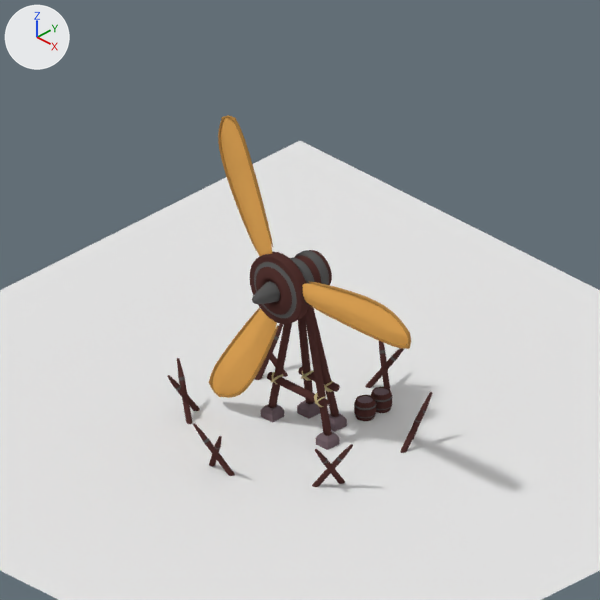
The Blender file src/img/Turbine_01.blend: old version first, new version second.
Rendered twice from the file's camera 'Camera'. The axes (+X, +Y, +Z) are drawn at upper left. The lights are the same throughout.
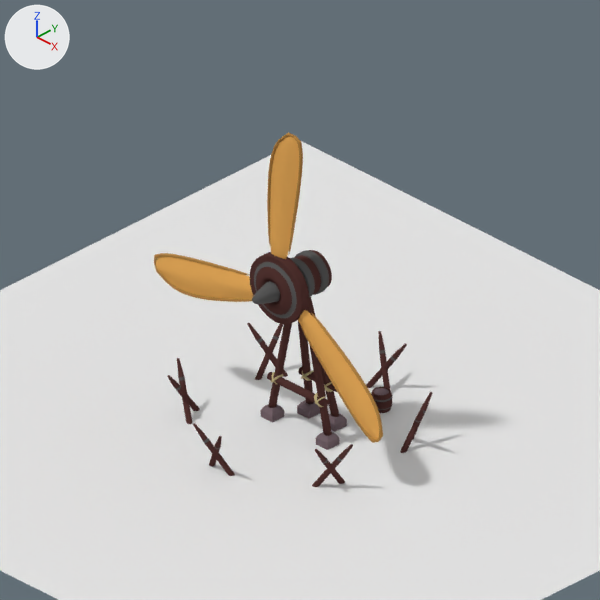
ob_empty is not drawn itself; it is the parent of ob_cube_001, ob_cube.

What differs and where, as boxes (x1, y1, x2, y2) in the pictures (600 x 600 px):
'Cube.001', turned
    before: (209, 115, 411, 398)
    after: (154, 133, 383, 443)
'Cube', turned
    before: (250, 250, 332, 325)
    after: (249, 250, 332, 324)

What changed in the scene script:
```text
Change ob_empty:
    ob_empty.rotation_euler: (0.0, 2.182, 0.0) -> (0.0, 0.785, 0.0)  # degrees (0, 125, 0) -> degrees (0, 45, 0)
```
